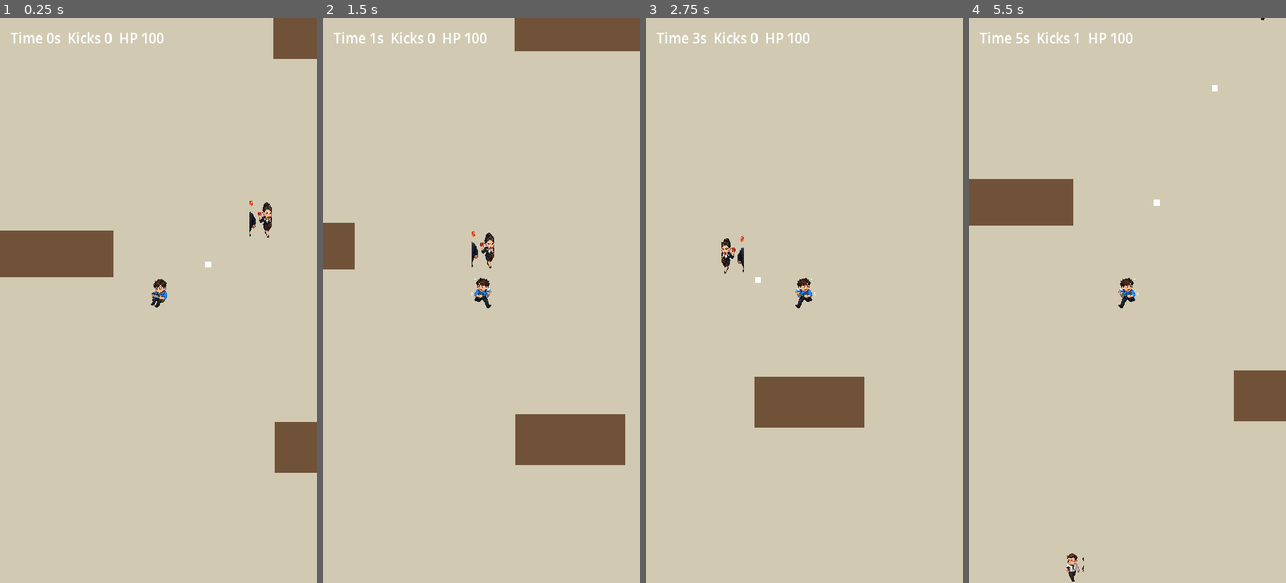
Above: before the commit, frames 1-4 (left to right).
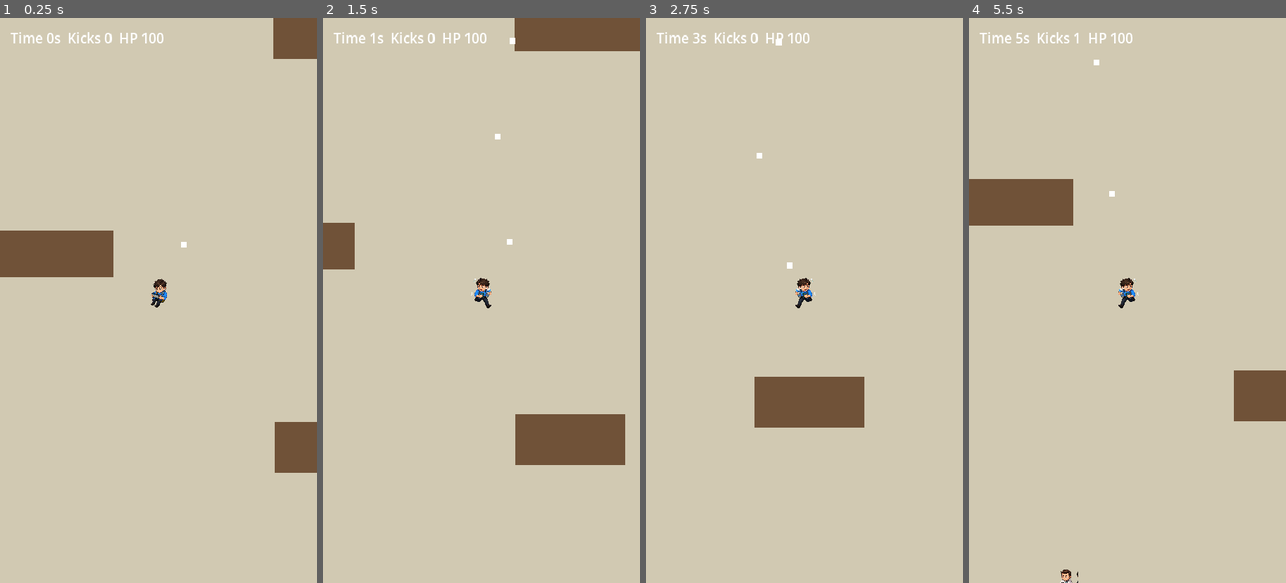
Above: after the commit, the same moments.

Repository: llzclm1/laocao-homepage
Game: Godot game, scene res://scenes/Main.tscn
The game is run twice, just before and just after one commit, with the same random seed, the same clock (stepped at 60 frames per second) and the same inputs.
Inputs (mouse positions are in pixels of both pictures, inside the frame that each line leads up to):
- Up to frame 1 (0.25 s): no input
- Up to frame 2 (1.5 s): move the mouse to (551, 272) at 0.52 s; hold Right (ui_right) 0.53-1.25 s; click (551, 272) at 0.67 s; drag from (418, 328) to (465, 413) at 1.27 s
- Up to frame 3 (2.75 s): move the mouse to (836, 176) at 2.02 s; hold Right (ui_right) from 2.03 s (still down)
- Up to frame 4 (5.5 s): release Right (ui_right) at 2.75 s; drag from (1111, 413) to (1032, 215) at 2.77 s; move the mouse to (1222, 385) at 3.52 s; hold Left (ui_left) 3.53-4.25 s; drag from (1032, 215) to (1079, 159) at 4.27 s; move the mouse to (1143, 300) at 5.02 s; hold Down (ui_down) from 5.03 s (still down); click (1143, 300) at 5.17 s

The runs differ from the first frame. In frame 1, 0.3% of the frame differs, in the area x 57-86%, y 32-45%; in frame 2, 0.3%; in frame 3, 0.3%, in the area x 23-47%, y 3-47%; in frame 4, 0.3%.

Commit message:
fix: prevent godot worldcup preview freeze

Diff:
--- a/godot/worldcup-poc/scripts/enemy.gd
+++ b/godot/worldcup-poc/scripts/enemy.gd
@@ -45,7 +45,7 @@
 	elif enemy_type == "meeting":
 		hp = 54
 		speed = 138.0
-		damage = 16
+		damage = 12
 		radius = 20.0
 		body.texture = meeting_texture
 		body.scale = Vector2(0.2, 0.2)
@@ -53,7 +53,7 @@
 	else:
 		hp = 38
 		speed = 120.0
-		damage = 10
+		damage = 7
 		radius = 18.0
 		body.texture = patrol_texture
 		body.scale = Vector2(0.16, 0.16)
--- a/godot/worldcup-poc/scripts/main.gd
+++ b/godot/worldcup-poc/scripts/main.gd
@@ -7,6 +7,8 @@
 const WORLD_SIZE := Vector2(1600, 2400)
 const RUN_SECONDS := 150.0
 const PLAYER_SAFE_RADIUS := 260.0
+const MAX_ENEMIES := 42
+const MAX_PROJECTILES := 24
 
 var player: CharacterBody2D
 var elapsed := 0.0
@@ -31,7 +33,6 @@
 	world.add_child(player)
 	player.global_position = WORLD_SIZE * 0.5
 	camera.global_position = player.global_position
-	spawn_enemy_at("hr", player.global_position + Vector2(260, -190))
 
 
 func _process(delta: float) -> void:
@@ -67,6 +68,8 @@
 
 
 func update_spawning(delta: float) -> void:
+	if enemies.size() >= MAX_ENEMIES:
+		return
 	spawn_timer -= delta
 	if spawn_timer <= 0.0:
 		var type_name := "patrol"
@@ -77,7 +80,7 @@
 		elif elapsed > 18.0 and randf() < 0.14:
 			type_name = "meeting"
 		spawn_enemy(type_name)
-		spawn_timer = max(0.25, 0.88 - elapsed / 240.0)
+		spawn_timer = max(0.42, 1.05 - elapsed / 260.0)
 	if not boss_spawned and elapsed >= 95.0:
 		boss_spawned = true
 		spawn_enemy("boss")
@@ -86,6 +89,9 @@
 func update_shooting(delta: float) -> void:
 	shoot_timer -= delta
 	if shoot_timer > 0.0:
+		return
+	if projectiles.size() >= MAX_PROJECTILES:
+		shoot_timer = 0.12
 		return
 	shoot_nearest_enemy()
 	shoot_timer = 0.42
@@ -106,6 +112,9 @@
 				projectile.queue_free()
 				projectiles.erase(projectile)
 				break
+		if is_instance_valid(projectile) and projectile.global_position.distance_squared_to(player.global_position) > 900000.0:
+			projectile.queue_free()
+			projectiles.erase(projectile)
 
 
 func update_enemy_contact(delta: float) -> void:
Not shown, changed: CODEX_HANDOFF.md
Not shown, changed: CODEX_LOG.md
Not shown, changed: game/worldcup-godot/index.html
Not shown, changed: game/worldcup-godot/index.pck
